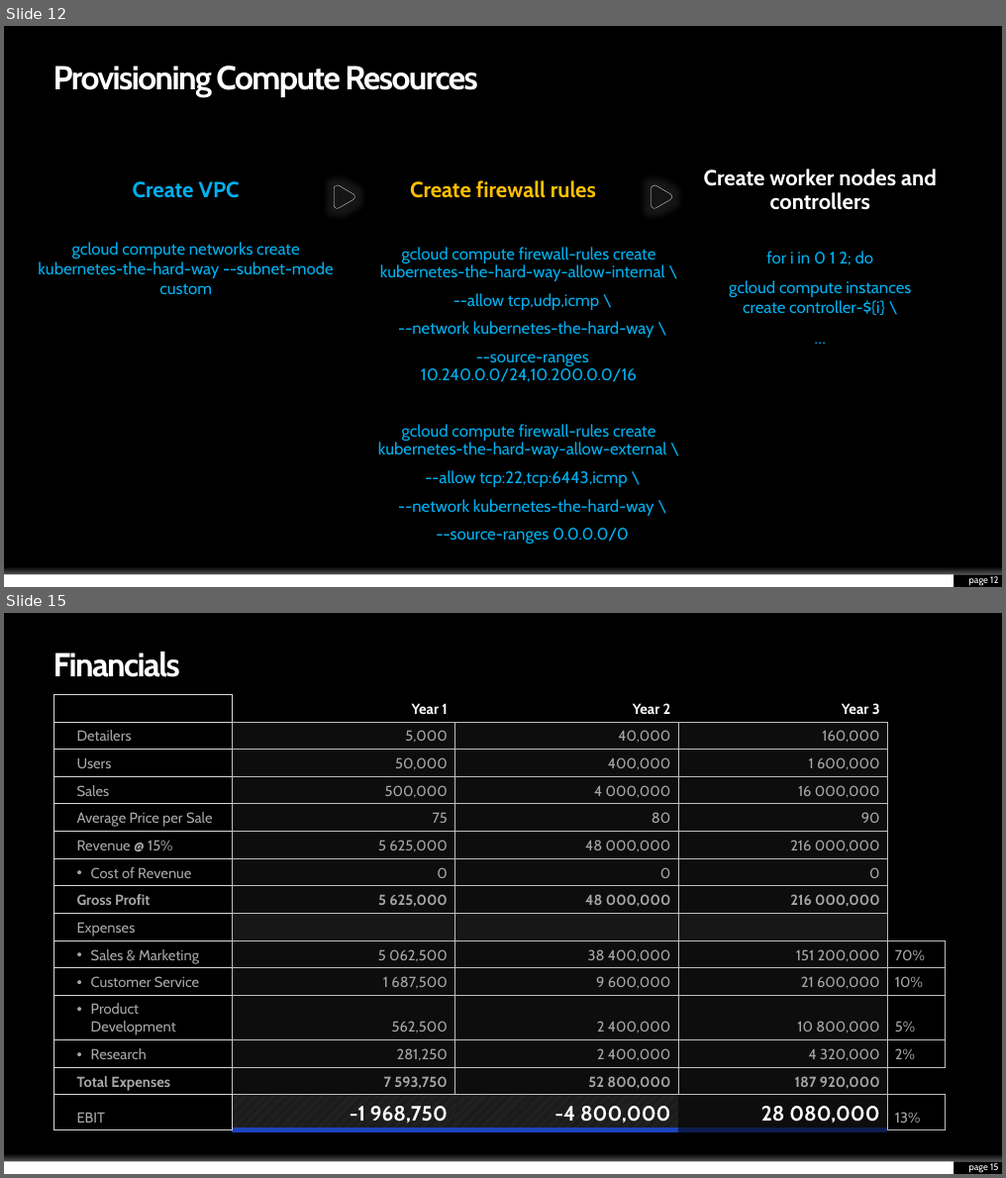
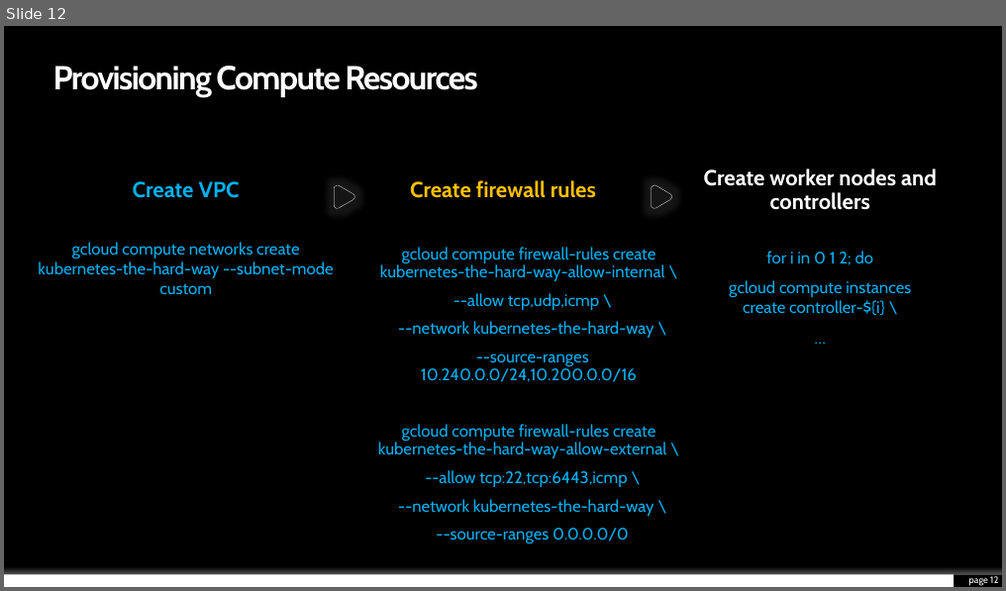
Before and after one commit to blashmet/kubernetes-the-hard-way, a slide deck: kubernetes_the_hard_way.pptx. Shown one above the other, each under a label of ours: slides 12 and 15 before the commit, slide 12 after it; the slides between them are not shown. The pictures are 1006x1178 and 1006x591 pixels, drawn with LibreOffice and Linux fonts; fonts in the diff are those of the drawing; background and template pictures are left out. Boxes give left, top, right and bottom in pixels: in the first picture for what was removed or moved away, otherwise in the second. Text is boxed around its words. In the diff, an @@ line names an element or a change of style, - is before the commit and + after.

```diff
--- a/kubernetes_the_hard_way.pptx
+++ b/kubernetes_the_hard_way.pptx
@@ slide 15 removed at [4, 613, 1002, 1174], background #000000; not listed: 2 template elements that a slide beside it also shows @@
@@ rectangle removed at [870, 623, 987, 674] @@
@@ title removed at [54, 651, 180, 677] @@
-Financials
@@ table removed at [54, 694, 944, 1131], 15 rows, 5 columns @@
- | Year 1 | Year 2 | Year 3 | 
-Detailers | 5,000 | 40,000 | 160,000 | 
-Users | 50,000 | 400,000 | 1 600,000 | 
-Sales | 500,000 | 4 000,000 | 16 000,000 | 
-Average Price per Sale | 75 | 80 | 90 | 
-Revenue @ 15% | 5 625,000 | 48 000,000 | 216 000,000 | 
-Cost of Revenue | 0 | 0 | 0 | 
-Gross Profit | 5 625,000 | 48 000,000 | 216 000,000 | 
-Expenses |  |  |  | 
-Sales & Marketing | 5 062,500 | 38 400,000 | 151 200,000 | 70%
-Customer Service | 1 687,500 | 9 600,000 | 21 600,000 | 10%
-Product Development | 562,500 | 2 400,000 | 10 800,000 | 5%
-Research | 281,250 | 2 400,000 | 4 320,000 | 2%
-Total Expenses | 7 593,750 | 52 800,000 | 187 920,000 | 
-EBIT | -1 968,750 | -4 800,000 | 28 080,000 | 13%
@@ page number removed at [969, 1163, 998, 1172] @@
-page 15
```
Also in this commit, not shown: 3 other slides removed, 1 other file.
